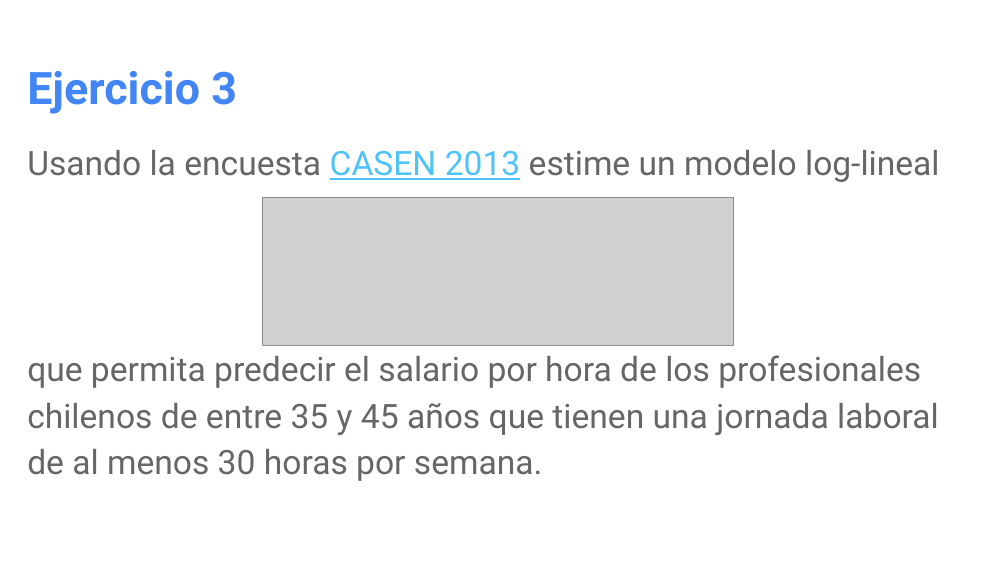
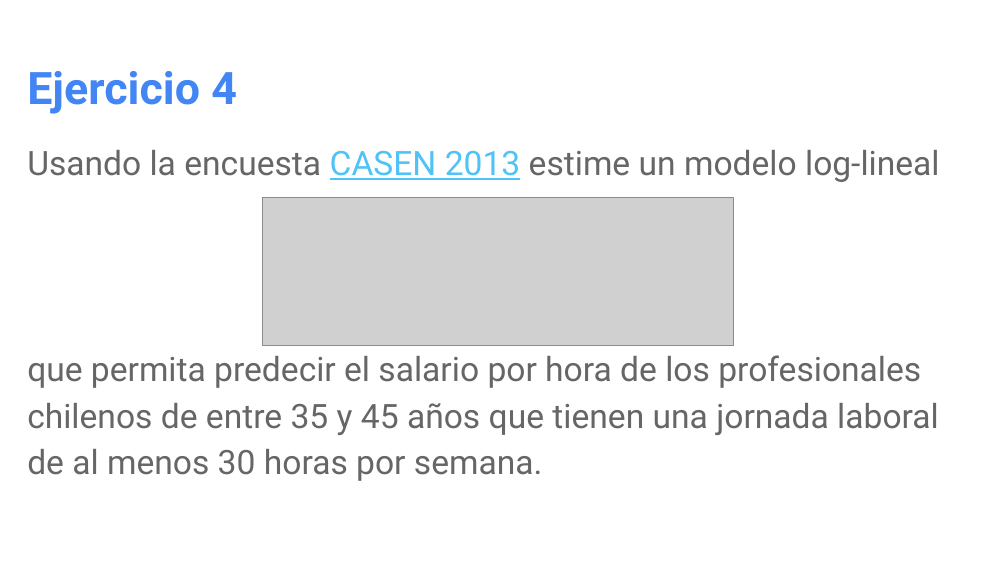
Before and after one commit to mmatusg/Clases-R, a slide deck: slide 5 of Clase_4_19_07_2016/Clase4.pptx (slide 4 before the commit). Drawn at 1008x567 pixels with LibreOffice and Linux fonts; fonts in the diff are those of the drawing; grey boxes stand for pictures. Boxes give left, top, right and bottom in pixels: in the first picture for what was removed or moved away, otherwise in the second. Text is boxed around its words. In the diff, an @@ line names an element or a change of style, - is before the commit and + after.

```diff
--- a/Clase_4_19_07_2016/Clase4.pptx
+++ b/Clase_4_19_07_2016/Clase4.pptx
@@ title at [27, 71, 237, 114]: text changed @@
-Ejercicio 3
+Ejercicio 4
```
Also in this commit, not shown: 1 other slide changed, 1 slide added, 28 other files.
